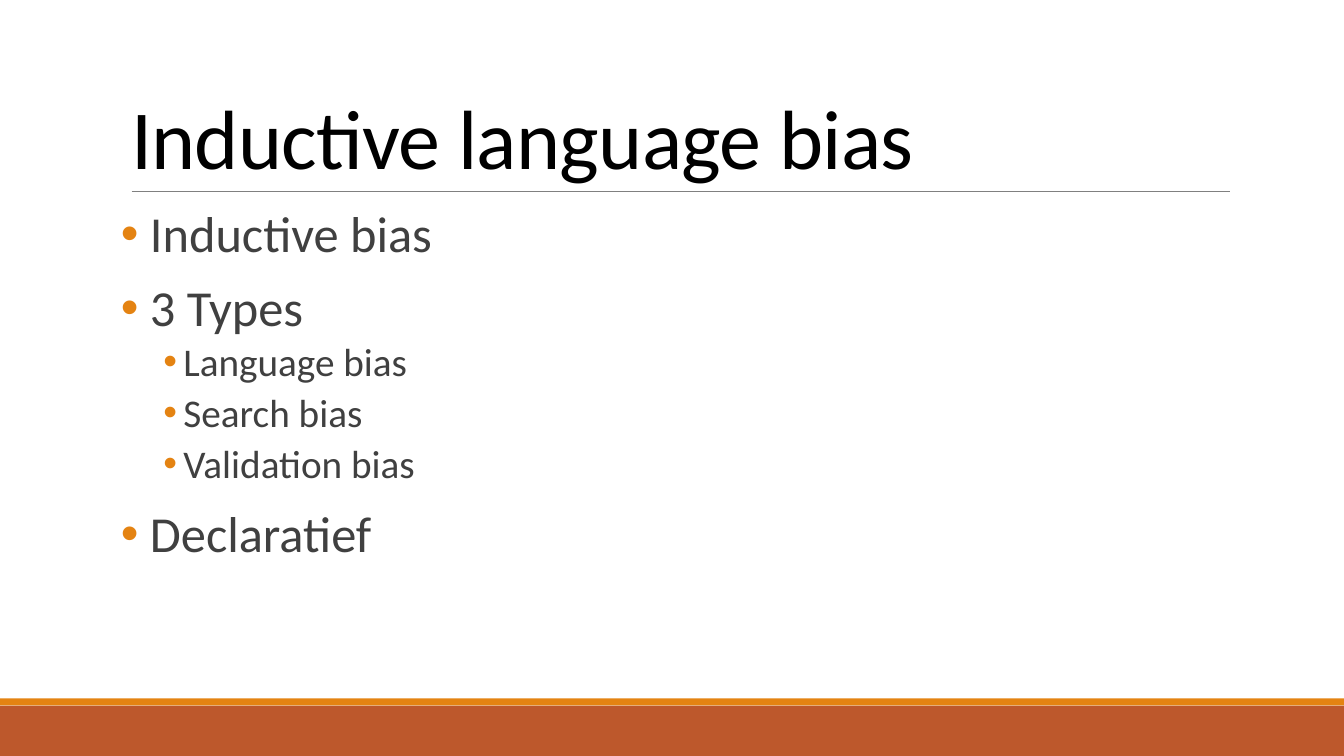
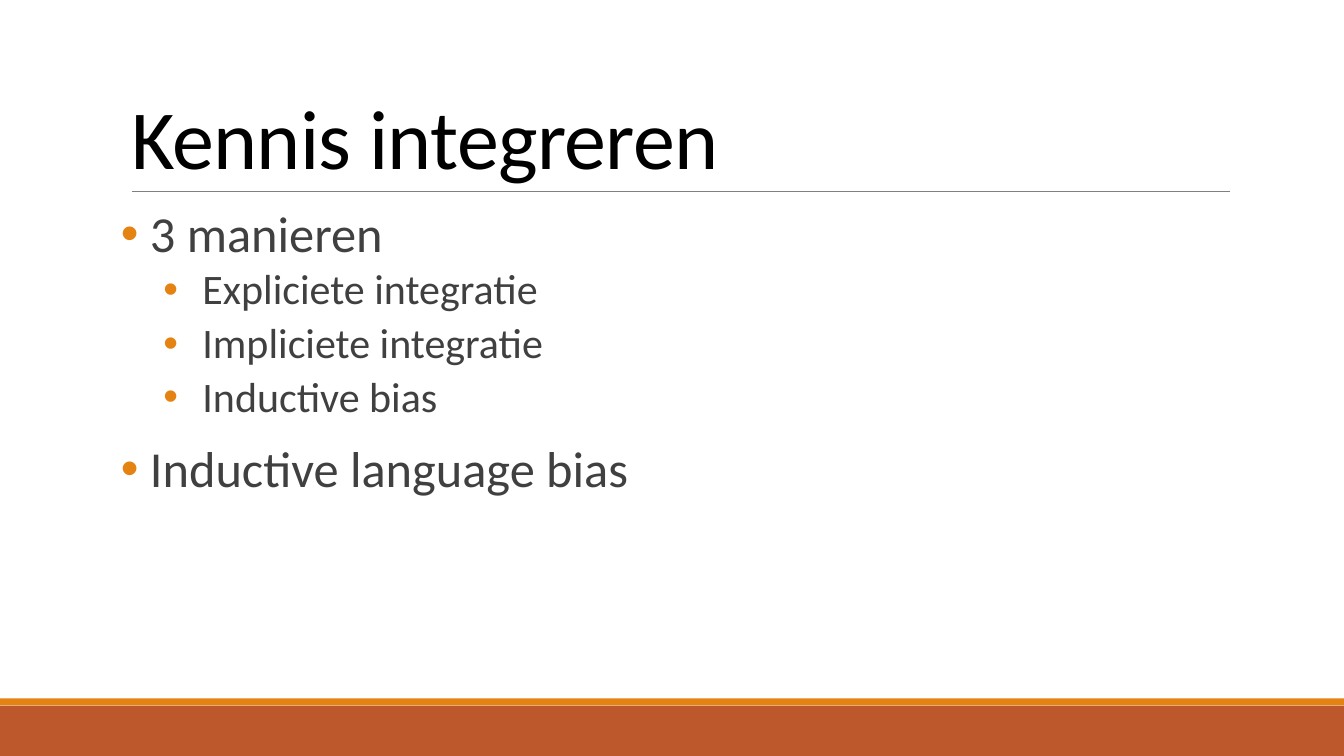
Before and after one commit to TomDeGroote/Bachelorproef, a slide deck: slide 19 of Opdracht 2/Literatuurstudie.pptx. Drawn at 1344x756 pixels with LibreOffice and Linux fonts; fonts in the diff are those of the drawing. Boxes give left, top, right and bottom in pixels: in the first picture for what was removed or moved away, otherwise in the second. Text is boxed around its words. In the diff, an @@ line names an element or a change of style, - is before the commit and + after.

```diff
--- a/Opdracht 2/Literatuurstudie.pptx
+++ b/Opdracht 2/Literatuurstudie.pptx
@@ title at bbox=[131, 111, 718, 184]: text changed @@
-Inductive language bias
+Kennis integreren
@@ text at bbox=[150, 217, 543, 365]: paragraphs added @@
+• 3 manieren
+    • Expliciete integratie
+    • Impliciete integratie
@@ text at bbox=[202, 383, 437, 413]: size 36 to 30 pt in "Inductive bias"; list level 1 to 3 in "Inductive bias" @@
@@ text at bbox=[150, 452, 628, 496]: text changed; size 28 to 36 pt @@
-• 3 Types
-    • Language bias
-    • Search bias
-    • Validation bias
-• Declaratief
+• Inductive language bias
```
Also in this commit, not shown: 7 other slides changed, 5 slides added, 5 slides removed.
